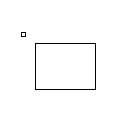
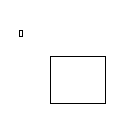
Revision of a layered 128px x 128px image; what changed, layer by layer:
painted on "Paint Layer 1" over [19, 30, 106, 104]
